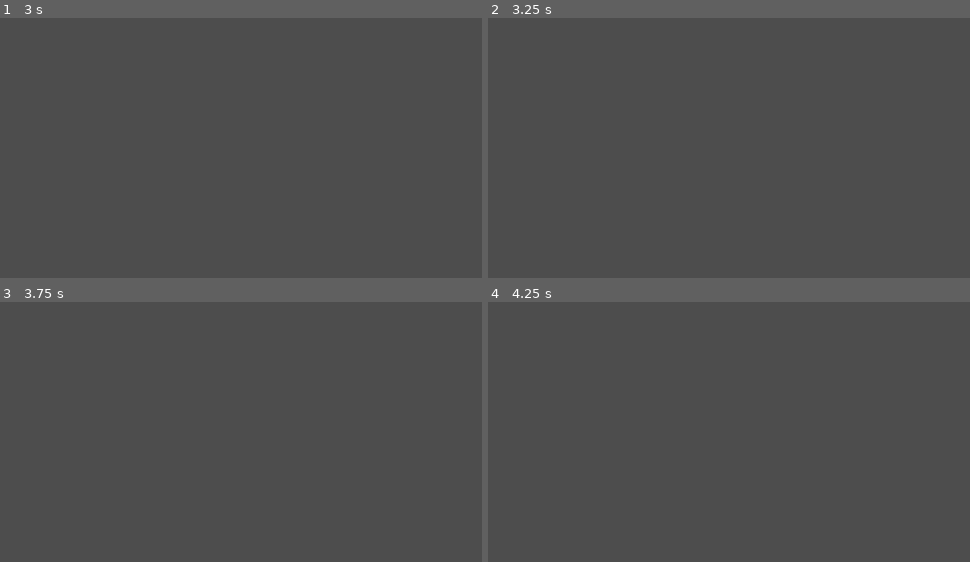
Above: before the commit, frames 1-4 (two rows, left to right).
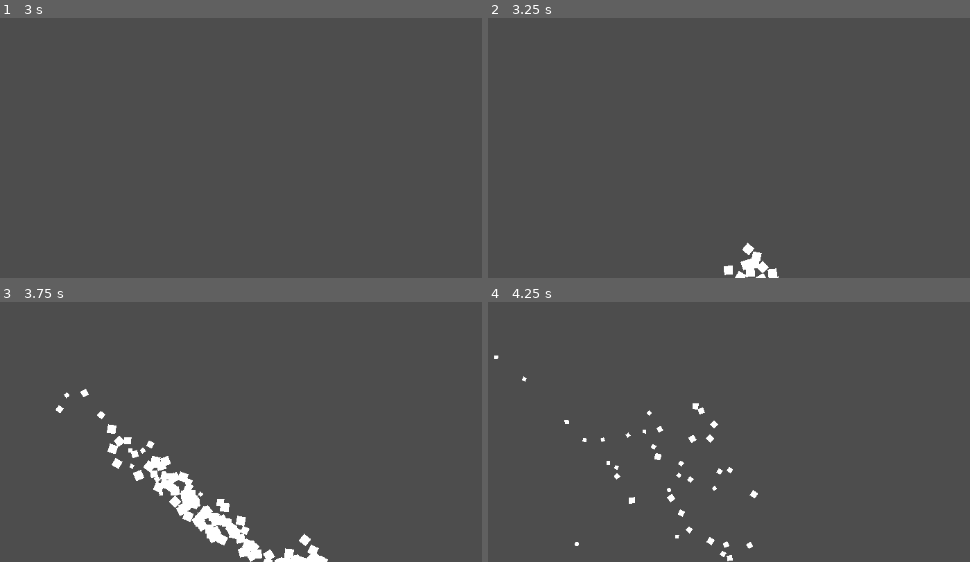
Above: after the commit, the same moments.

Repository: Fran423/HalloweenProject
Game: Godot game, scene res://test area.tscn
Two runs of this game, one before a commit and one after it. Both use one fixed random seed, a clock stepped at 60 frames per second and the inputs below.
Inputs (mouse positions are in pixels of both pictures, inside the frame that each line leads up to):
- Up to frame 1 (3 s): tap Enter at 0.5 s; move the mouse to (260, 31) at 0.52 s; hold Right (ui_right) 0.53-2.03 s; tap Alt at 0.6, 2.1 s; click (260, 31) at 0.67 s; tap Space (Jump) at 0.77, 1.52, 2 s; move the mouse to (outside the picture) at 1.27 s; tap Shift at 1.35, 2.85 s; move the mouse to (outside the picture) at 2.02 s; hold Left (ui_left) 2.03-2.78 s; move the mouse to (43, 142) at 2.77 s; hold Right (ui_right) from 2.78 s (still down); click (43, 142) at 2.92 s
- Up to frame 2 (3.25 s): keep holding Right (ui_right); tap Space (Jump) at 3.02 s
- Up to frame 3 (3.75 s): keep holding Right (ui_right); move the mouse to (322, 406) at 3.52 s; tap Alt at 3.6 s
- Up to frame 4 (4.25 s): keep holding Right (ui_right); tap Space (Jump) at 3.77 s

Frame 1 is identical in both runs. In frame 2, 0.6% of the frame differs, in the area x 48-61%, y 86-100%; in frame 3, 3.8%, in the area x 11-69%, y 33-100%; in frame 4, 0.9%.

Commit message:
death effect added

Diff:
--- a/character_body_2d.gd
+++ b/character_body_2d.gd
@@ -15,7 +15,6 @@
 @export var leap_strength : float
 @export var coyote_max_time : float
 @export var taunt_time : float
-var holaaaaaaaaaaaaaaaacaracola
 
 @export_category('Cooldowns')
 @export var taunt_cooldown : float
@@ -38,7 +37,9 @@
 	manage_movement(delta)
 	vel = velocity
 	if taunt_time_left <= 0:
-		move_and_slide()
+		if life > 0:
+			move_and_slide()
+
 	else:
 		taunt_time_left -= delta
 	if cooldown_time > 0:
@@ -76,6 +77,18 @@
 	launch(dir,strength)
 	life -= damage
 	$Label.text = str(life)
+	if life <= 0:
+		die(dir)
+
+func die(dir : Vector2 = Vector2.ZERO):
+	$DeathParticles.direction = dir
+	$DeathParticles.global_position = global_position
+	$DeathParticles.emitting = true
+	life = 0
+	await get_tree().create_timer(0.5,false).timeout
+	$DeathParticles2.direction = dir
+	$DeathParticles2.global_position = global_position
+	$DeathParticles2.emitting = true
 
 func leap():
 	if ($LeapRight2.is_colliding() or $LeapLeft2.is_colliding()) and (!$LeapRight.is_colliding() and !$LeapLeft.is_colliding()):
@@ -107,7 +120,7 @@
 				velocity += get_gravity()*delta
 
 func _input(event: InputEvent) -> void:
-	if knocked_time <= 0 and taunt_time_left <= 0:
+	if knocked_time <= 0 and taunt_time_left <= 0 and life > 0:
 		if event.is_action_pressed("Jump"):
 			jump()
 		if cooldown_time <= 0:
--- a/character_body_2d.tscn
+++ b/character_body_2d.tscn
@@ -101,6 +101,31 @@
 horizontal_alignment = 1
 
 [node name="DeathParticles" type="CPUParticles2D" parent="." unique_id=1913102228]
+top_level = true
+emitting = false
+amount = 120
+lifetime = 1.3
+one_shot = true
+speed_scale = 1.4
+explosiveness = 0.5
+lifetime_randomness = 0.5
+emission_shape = 1
+emission_sphere_radius = 32.0
+spread = 0.0
+gravity = Vector2(0, 0)
+initial_velocity_min = 600.0
+initial_velocity_max = 900.0
+angular_velocity_min = -360.0
+angular_velocity_max = 360.0
+linear_accel_min = -450.0
+linear_accel_max = -450.0
+angle_max = 720.0
+scale_amount_min = 15.0
+scale_amount_max = 15.0
+scale_amount_curve = SubResource("Curve_ghijl")
+
+[node name="DeathParticles2" type="CPUParticles2D" parent="." unique_id=1242613825]
+top_level = true
 emitting = false
 amount = 60
 lifetime = 1.3
@@ -110,12 +135,15 @@
 lifetime_randomness = 0.5
 emission_shape = 1
 emission_sphere_radius = 32.0
-spread = 0.0
+spread = 20.0
 gravity = Vector2(0, 0)
-initial_velocity_min = 600.0
-initial_velocity_max = 900.0
-linear_accel_min = -450.0
-linear_accel_max = -450.0
+initial_velocity_min = 300.0
+initial_velocity_max = 600.0
+angular_velocity_min = -360.0
+angular_velocity_max = 360.0
+linear_accel_min = -200.0
+linear_accel_max = -200.0
+angle_max = 720.0
 scale_amount_min = 15.0
 scale_amount_max = 15.0
 scale_amount_curve = SubResource("Curve_ghijl")
--- a/stage.tscn
+++ b/stage.tscn
@@ -1,7 +1,7 @@
 [gd_scene format=3 uid="uid://bgeugg16n54ot"]
 
 [sub_resource type="RectangleShape2D" id="RectangleShape2D_x1kum"]
-size = Vector2(784, 277)
+size = Vector2(784, 536)
 
 [sub_resource type="RectangleShape2D" id="RectangleShape2D_6eo5e"]
 size = Vector2(366, 18)
@@ -11,7 +11,7 @@
 [node name="StaticBody2D" type="StaticBody2D" parent="." unique_id=1836850712 groups=["map"]]
 
 [node name="CollisionShape2D" type="CollisionShape2D" parent="StaticBody2D" unique_id=274210309]
-position = Vector2(576, 626.5)
+position = Vector2(576, 756)
 shape = SubResource("RectangleShape2D_x1kum")
 
 [node name="StaticBody2D2" type="StaticBody2D" parent="." unique_id=961324895 groups=["map"]]
--- a/test_area.gd
+++ b/test_area.gd
@@ -4,6 +4,13 @@
 func _ready() -> void:
 	for i in players:
 		i.connect('hit_taken',hit)
+
+func _process(delta: float) -> void:
+	for player in players:
+		if player.global_position.y > 832 or player.global_position.x < -384 or player.global_position.x > 1536:
+			if player.life > 0:
+				var direction = player.global_position.direction_to(Vector2(576,320))
+				player.die(direction)
 
 func hit(damage,dir,strength):
 	if strength >= 100:
